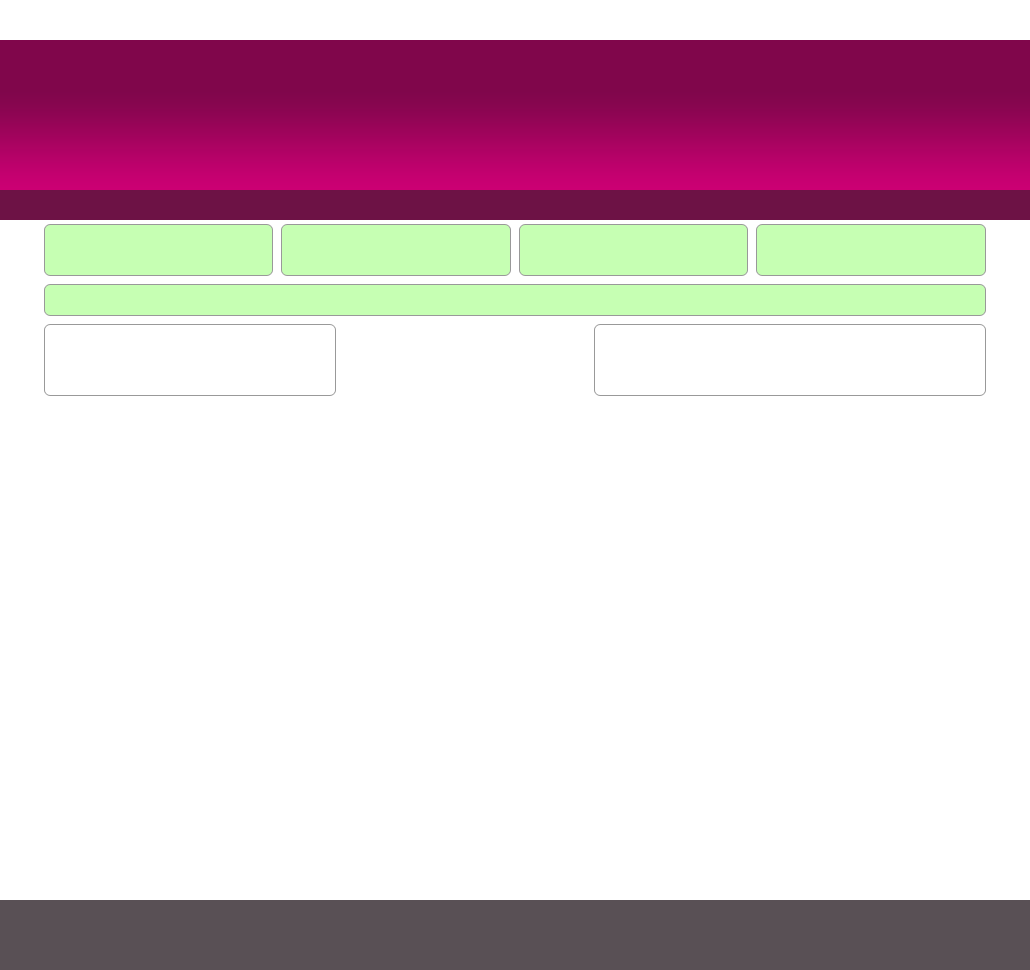
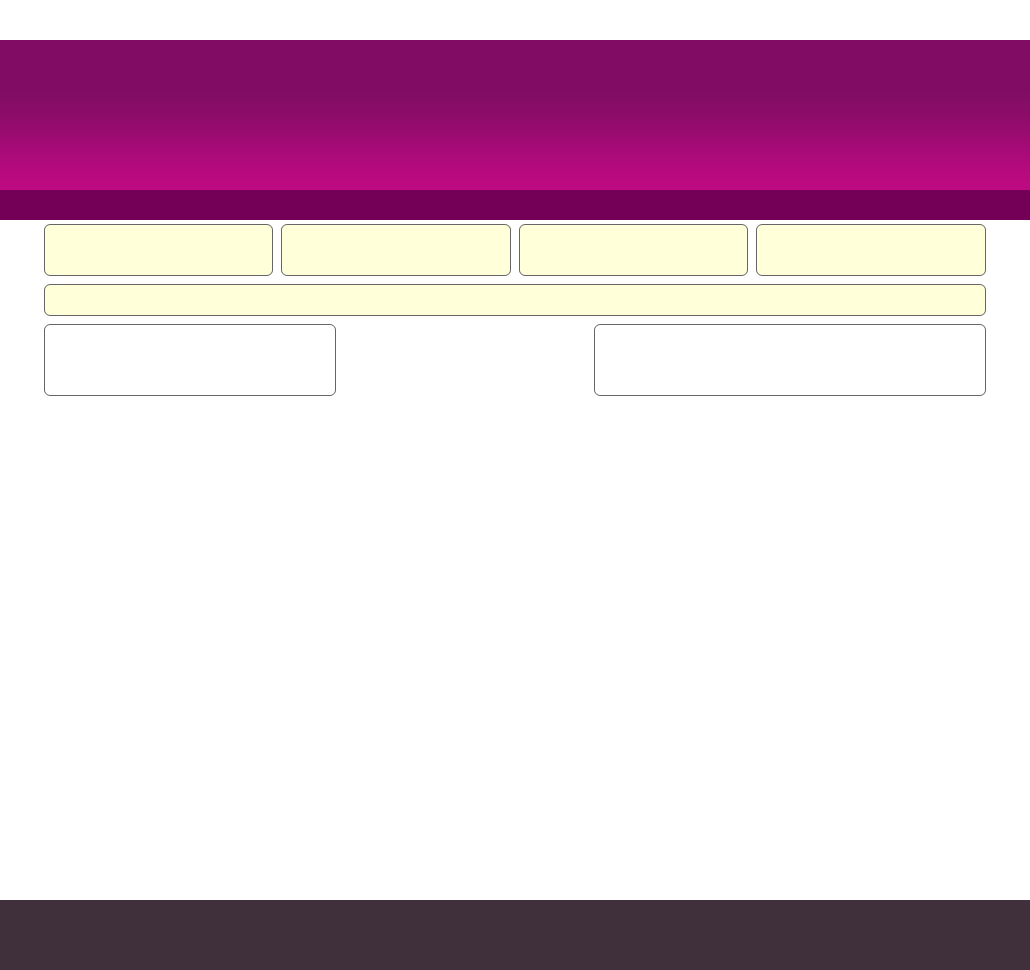
Before/after of a 1030 × 970 layered artwork. What changed in the layer stack:
moved "header" above "navbar", painted on it over box(0, 40, 1030, 190)
moved "navbar" above "header / footer widgets", painted on it over box(0, 190, 1030, 220)
painted on "header / footer widgets" over box(45, 225, 985, 315)
painted on "footer" over box(0, 900, 1030, 970)
moved "sidebars" above "Background" over box(45, 325, 985, 395)
